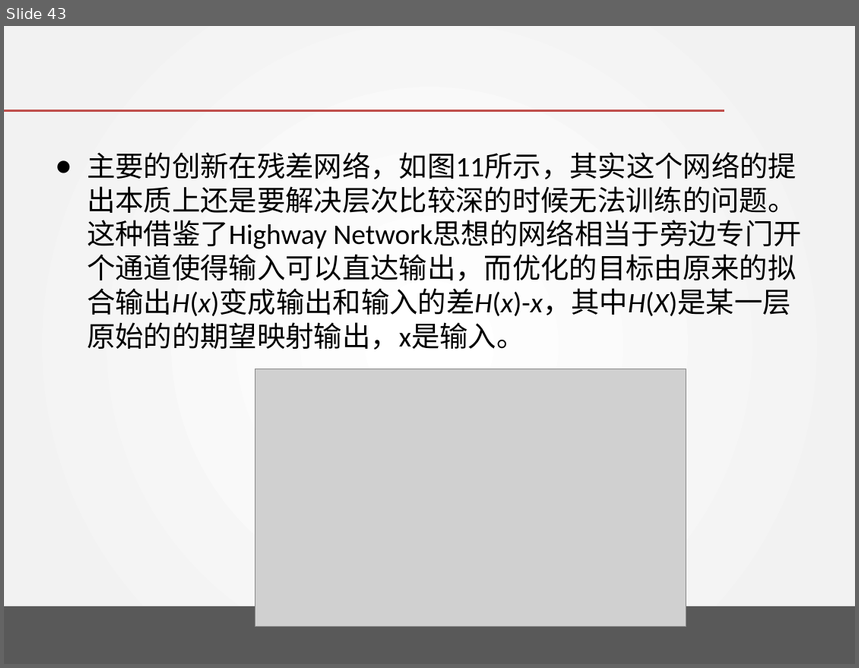
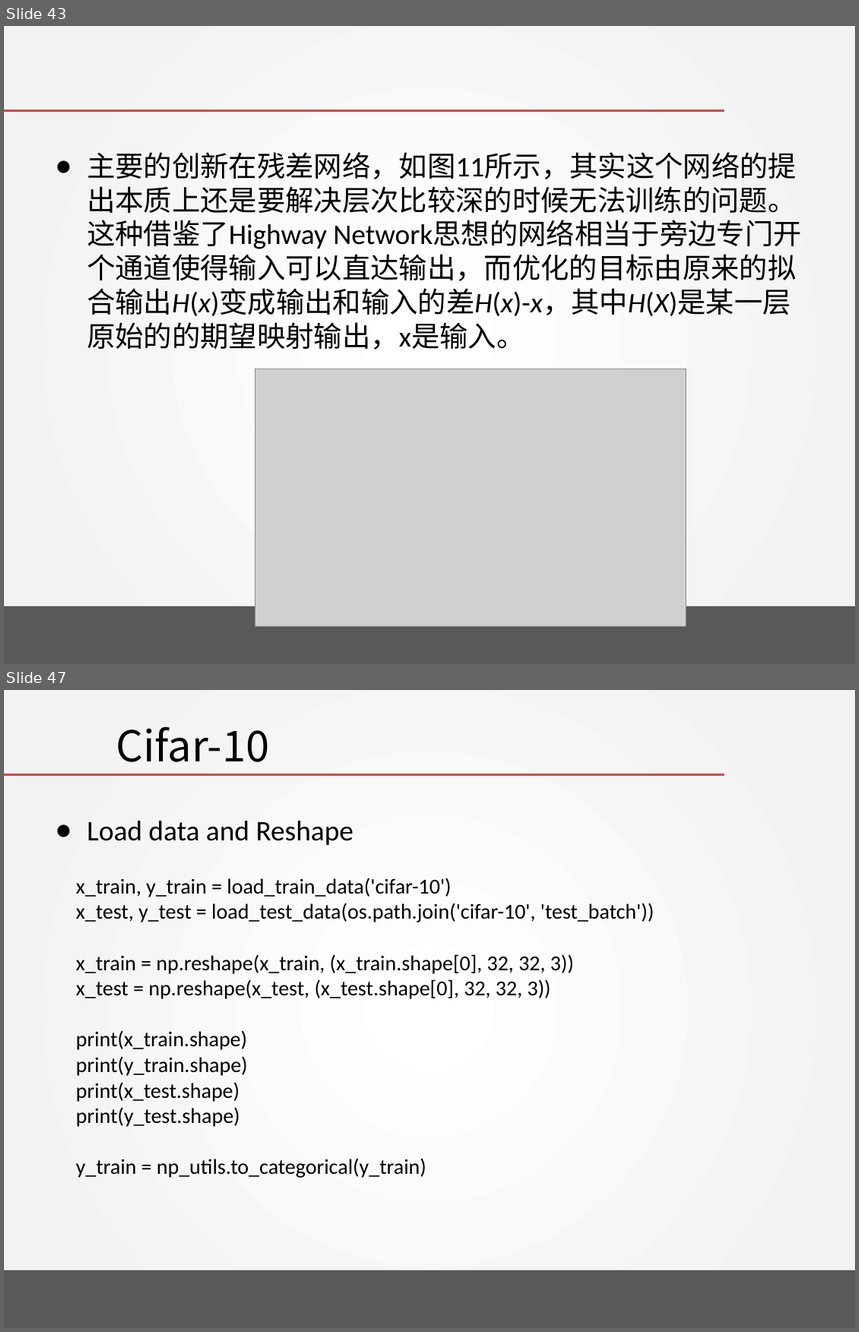
Before and after one commit to DavidPeng11/Artificial_Intelligence_2018, a slide deck: chapter 12 - Convolutional Neural Networks/Convolutional Neural Networks.pptx. Shown one above the other, each under a label of ours: slide 43 before the commit, slides 43 and 47 after it; the slides between them are not shown. The pictures are 859x668 and 859x1332 pixels, drawn with LibreOffice and Linux fonts; fonts in the diff are those of the drawing; grey boxes stand for pictures; background and template pictures are left out. Boxes give left, top, right and bottom in pixels: in the first picture for what was removed or moved away, otherwise in the second. Text is boxed around its words. In the diff, an @@ line names an element or a change of style, - is before the commit and + after.

```diff
--- a/chapter 12 - Convolutional Neural Networks/Convolutional Neural Networks.pptx
+++ b/chapter 12 - Convolutional Neural Networks/Convolutional Neural Networks.pptx
@@ slide 47 added at (4, 690, 855, 1328), background gradient #FFFFFF to #F2F2F2; not listed: 2 template elements that a slide beside it also shows @@
@@ title added at (116, 726, 269, 762), 36 pt, text #000000 @@
+Cifar-10
@@ text added at (87, 821, 354, 845), 24 pt, text #000000 @@
+● Load data and Reshape
@@ text added at (76, 878, 655, 1178), 18 pt, text #000000 @@
+x_train, y_train = load_train_data('cifar-10')
+x_test, y_test = load_test_data(os.path.join('cifar-10', 'test_batch'))
+x_train = np.reshape(x_train, (x_train.shape[0], 32, 32, 3))
+x_test = np.reshape(x_test, (x_test.shape[0], 32, 32, 3))
+print(x_train.shape)
+print(y_train.shape)
+print(x_test.shape)
+print(y_test.shape)
+y_train = np_utils.to_categorical(y_train)
```
Also in this commit, not shown: 16 other slides added, 2 other files.
